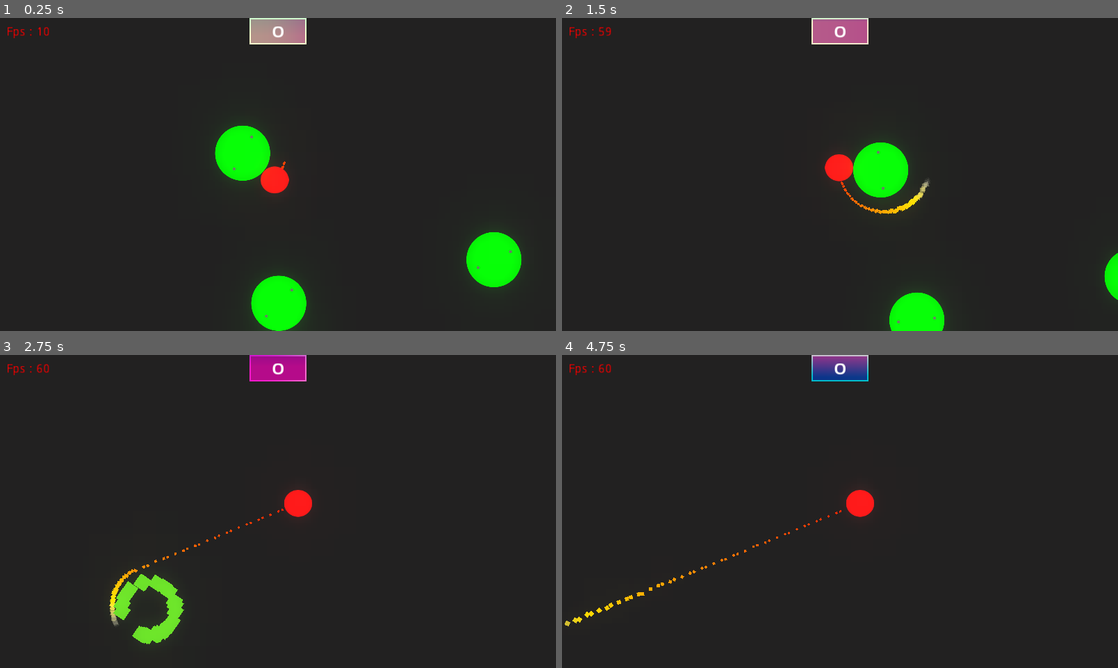
Above: before the commit, frames 1-4 (two rows, left to right).
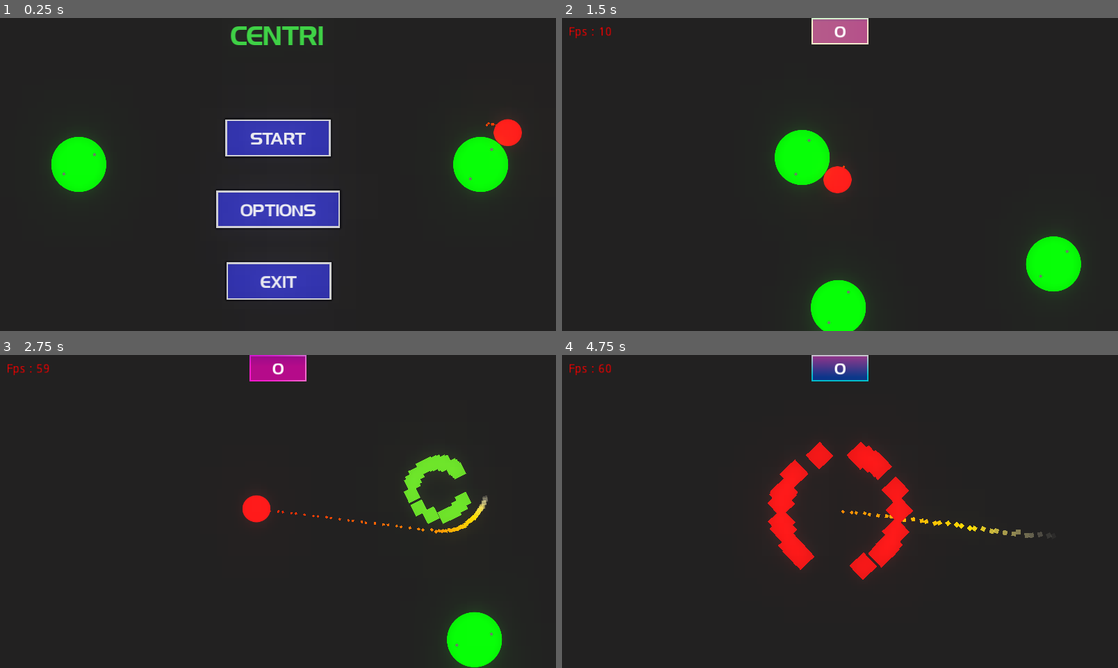
Above: after the commit, the same moments.

Repository: superRaptor911/centri
Game: Godot game, scene res://menus/MainMenu.tscn
Two runs of this game, one before a commit and one after it. Both use one fixed random seed, a clock stepped at 60 frames per second and the inputs below. Before the commit the project starts from res://objects/world.tscn.
Inputs (mouse positions are in pixels of both pictures, inside the frame that each line leads up to):
- Up to frame 1 (0.25 s): no input
- Up to frame 2 (1.5 s): click (840, 208) at 0.5 s, where only the run after the commit has a clickable "OPTIONS"; click (840, 136) at 1.25 s, where only the run after the commit has a clickable "START"
- Up to frame 3 (2.75 s): hold Up (ui_up) from 2.03 s (still down)
- Up to frame 4 (4.75 s): release Up (ui_up) at 2.78 s; hold Up (ui_up) from 3.53 s (still down)

The runs differ from the first frame. In frame 1, 15% of the frame differs, in the area x 1-94%, y 0-100%; in frame 2, 7.5%; in frame 3, 4.9%; in frame 4, 4.0%.

Commit message:
added sfx

Diff:
--- /dev/null
+++ b/menus/GameOver.gd
@@ -0,0 +1,36 @@
+extends Node
+
+var tw_val = [Vector2(1,1),Vector2(1.5,1.5)]
+
+signal restart
+signal main_menu
+
+func _ready():
+	pass
+
+
+func showScore(score):
+	$score.text = "SCORE  " + String(score)
+	tweenStart()
+
+
+func tweenStart():
+	$Tween.interpolate_property($Label,"rect_scale",tw_val[0],tw_val[1],1,Tween.TRANS_QUAD,Tween.EASE_IN_OUT)
+	$Tween.start()
+
+
+
+
+func _on_Tween_tween_completed(object, key):
+	tw_val.invert()
+	tweenStart()
+
+
+func _on_retry_pressed():
+	emit_signal("restart")
+	queue_free()
+
+
+func _on_main_menu_pressed():
+	emit_signal("main_menu")
+	queue_free()
--- /dev/null
+++ b/menus/GameOver.tscn
@@ -0,0 +1,146 @@
+[gd_scene load_steps=8 format=2]
+
+[ext_resource path="res://hg.ttf" type="DynamicFontData" id=1]
+[ext_resource path="res://menus/GameOver.gd" type="Script" id=3]
+
+[sub_resource type="DynamicFont" id=1]
+size = 48
+use_filter = true
+font_data = ExtResource( 1 )
+
+[sub_resource type="DynamicFont" id=2]
+size = 38
+use_filter = true
+font_data = ExtResource( 1 )
+
+[sub_resource type="DynamicFont" id=3]
+size = 56
+use_filter = true
+font_data = ExtResource( 1 )
+
+[sub_resource type="StyleBoxFlat" id=4]
+bg_color = Color( 0.552941, 0.278431, 0.278431, 1 )
+border_width_left = 3
+border_width_top = 3
+border_width_right = 3
+border_width_bottom = 3
+border_color = Color( 1, 1, 1, 1 )
+
+[sub_resource type="DynamicFont" id=5]
+size = 24
+use_filter = true
+font_data = ExtResource( 1 )
+
+[node name="GameOver" type="Node"]
+script = ExtResource( 3 )
+
+[node name="title" type="Label" parent="."]
+anchor_left = 0.5
+anchor_top = 0.195
+anchor_right = 0.5
+anchor_bottom = 0.195
+margin_left = -163.5
+margin_top = -31.8381
+margin_right = 163.5
+margin_bottom = 31.1619
+custom_fonts/font = SubResource( 1 )
+text = "GAME OVER"
+__meta__ = {
+"_edit_use_anchors_": false
+}
+
+[node name="score" type="Label" parent="."]
+anchor_left = 0.5
+anchor_top = 0.365
+anchor_right = 0.5
+anchor_bottom = 0.365
+margin_left = -107.0
+margin_top = -24.8
+margin_right = 108.0
+margin_bottom = 25.2
+custom_fonts/font = SubResource( 2 )
+custom_colors/font_color = Color( 0.839216, 0.776471, 0.0823529, 1 )
+text = "SCORE  10"
+align = 1
+__meta__ = {
+"_edit_use_anchors_": false
+}
+
+[node name="score2" type="Label" parent="."]
+anchor_left = 0.5
+anchor_top = 0.078
+anchor_right = 0.5
+anchor_bottom = 0.078
+margin_left = -161.0
+margin_top = -24.8714
+margin_right = 161.0
+margin_bottom = 25.1286
+custom_fonts/font = SubResource( 2 )
+custom_colors/font_color = Color( 0.839216, 0.776471, 0.0823529, 1 )
+text = "HIGH SCORE  10"
+align = 1
+__meta__ = {
+"_edit_use_anchors_": false
+}
+
+[node name="Label" type="Label" parent="."]
+anchor_left = 0.5
+anchor_top = 0.611
+anchor_right = 0.5
+anchor_bottom = 0.611
+margin_left = -270.0
+margin_top = -36.7512
+margin_right = 270.0
+margin_bottom = 37.2488
+rect_pivot_offset = Vector2( 270.297, 37.0682 )
+custom_fonts/font = SubResource( 3 )
+custom_colors/font_color = Color( 0.917647, 0.388235, 0.917647, 1 )
+text = "NEW HIGH SCORE"
+__meta__ = {
+"_edit_use_anchors_": false
+}
+
+[node name="Tween" type="Tween" parent="."]
+
+[node name="retry" type="Button" parent="."]
+anchor_left = 0.5
+anchor_top = 0.779
+anchor_right = 0.5
+anchor_bottom = 0.779
+margin_left = -86.0
+margin_top = -26.7899
+margin_right = 86.0
+margin_bottom = 27.2101
+custom_styles/hover = SubResource( 4 )
+custom_styles/pressed = SubResource( 4 )
+custom_styles/focus = SubResource( 4 )
+custom_styles/normal = SubResource( 4 )
+custom_fonts/font = SubResource( 5 )
+custom_colors/font_color_disabled = Color( 0, 0, 0, 1 )
+text = "RETRY"
+__meta__ = {
+"_edit_use_anchors_": false
+}
+
+[node name="main_menu" type="Button" parent="."]
+anchor_left = 0.5
+anchor_top = 0.921
+anchor_right = 0.5
+anchor_bottom = 0.921
+margin_left = -86.0
+margin_top = -27.1489
+margin_right = 86.0
+margin_bottom = 26.8511
+custom_styles/hover = SubResource( 4 )
+custom_styles/pressed = SubResource( 4 )
+custom_styles/focus = SubResource( 4 )
+custom_styles/normal = SubResource( 4 )
+custom_fonts/font = SubResource( 5 )
+custom_colors/font_color_disabled = Color( 0, 0, 0, 1 )
+text = "MAIN MENU"
+__meta__ = {
+"_edit_use_anchors_": false
+}
+[connection signal="tween_completed" from="Tween" to="." method="_on_Tween_tween_completed"]
+[connection signal="pressed" from="retry" to="." method="_on_retry_pressed"]
+[connection signal="pressed" from="main_menu" to="." method="_on_main_menu_pressed"]
--- /dev/null
+++ b/menus/MainMenu.gd
@@ -0,0 +1,28 @@
+extends Node
+
+
+# Declare member variables here. Examples:
+# var a = 2
+# var b = "text"
+
+
+# Called when the node enters the scene tree for the first time.
+func _ready():
+	pass # Replace with function body.
+
+
+# Called every frame. 'delta' is the elapsed time since the previous frame.
+#func _process(delta):
+#	pass
+
+
+func _on_start_pressed():
+	get_tree().change_scene("res://objects/world.tscn")
+
+
+func _on_option_pressed():
+	pass # Replace with function body.
+
+
+func _on_exit_pressed():
+	get_tree().quit()
--- /dev/null
+++ b/menus/MainMenu.tscn
@@ -0,0 +1,106 @@
+[gd_scene load_steps=9 format=2]
+
+[ext_resource path="res://hg.ttf" type="DynamicFontData" id=1]
+[ext_resource path="res://objects/misc/world.tres" type="Environment" id=2]
+[ext_resource path="res://objects/rotator.tscn" type="PackedScene" id=3]
+[ext_resource path="res://objects/ball.tscn" type="PackedScene" id=4]
+[ext_resource path="res://menus/MainMenu.gd" type="Script" id=5]
+
+[sub_resource type="DynamicFont" id=1]
+size = 56
+use_filter = true
+font_data = ExtResource( 1 )
+
+[sub_resource type="StyleBoxFlat" id=2]
+bg_color = Color( 0.184314, 0.188235, 0.639216, 1 )
+border_width_left = 4
+border_width_top = 4
+border_width_right = 4
+border_width_bottom = 4
+shadow_size = 6
+
+[sub_resource type="DynamicFont" id=3]
+size = 36
+use_filter = true
+font_data = ExtResource( 1 )
+
+[node name="MainMenu" type="Node"]
+script = ExtResource( 5 )
+
+[node name="Label" type="Label" parent="."]
+anchor_left = 0.5
+anchor_right = 0.5
+margin_left = -110.0
+margin_right = 110.0
+margin_bottom = 74.0
+custom_fonts/font = SubResource( 1 )
+custom_colors/font_color = Color( 0.239216, 0.8, 0.266667, 1 )
+text = "CENTRI"
+__meta__ = {
+"_edit_use_anchors_": false
+}
+
+[node name="WorldEnvironment" type="WorldEnvironment" parent="."]
+environment = ExtResource( 2 )
+
+[node name="start" type="Button" parent="."]
+anchor_left = 0.5
+anchor_top = 0.5
+anchor_right = 0.5
+anchor_bottom = 0.5
+margin_left = -121.0
+margin_top = -127.455
+margin_right = 121.0
+margin_bottom = -41.455
+custom_styles/normal = SubResource( 2 )
+custom_fonts/font = SubResource( 3 )
+text = "START"
+__meta__ = {
+"_edit_use_anchors_": false
+}
+
+[node name="option" type="Button" parent="."]
+anchor_left = 0.5
+anchor_top = 0.5
+anchor_right = 0.5
+anchor_bottom = 0.5
+margin_left = -141.617
+margin_top = 37.079
+margin_right = 143.383
+margin_bottom = 123.079
+custom_styles/normal = SubResource( 2 )
+custom_fonts/font = SubResource( 3 )
+text = "OPTIONS"
+__meta__ = {
+"_edit_use_anchors_": false
+}
+
+[node name="exit" type="Button" parent="."]
+anchor_left = 0.5
+anchor_top = 0.5
+anchor_right = 0.5
+anchor_bottom = 0.5
+margin_left = -119.149
+margin_top = 202.131
+margin_right = 122.851
+margin_bottom = 288.131
+custom_styles/normal = SubResource( 2 )
+custom_fonts/font = SubResource( 3 )
+text = "EXIT"
+__meta__ = {
+"_edit_use_anchors_": false
+}
+
+[node name="rotator" parent="." instance=ExtResource( 3 )]
+position = Vector2( 181.361, 336.813 )
+angular_velocity = 4.0
+
+[node name="rotator2" parent="." instance=ExtResource( 3 )]
+position = Vector2( 1106.67, 336.813 )
+angular_velocity = 2.5
+
+[node name="ball" parent="." instance=ExtResource( 4 )]
+position = Vector2( 1117.82, 245.061 )
+[connection signal="pressed" from="start" to="." method="_on_start_pressed"]
+[connection signal="pressed" from="option" to="." method="_on_option_pressed"]
+[connection signal="pressed" from="exit" to="." method="_on_exit_pressed"]
--- /dev/null
+++ b/menus/OptionMenu.gd
@@ -0,0 +1,31 @@
+extends Node
+
+
+# Declare member variables here. Examples:
+# var a = 2
+# var b = "text"
+
+
+# Called when the node enters the scene tree for the first time.
+func _ready():
+	pass # Replace with function body.
+
+
+# Called every frame. 'delta' is the elapsed time since the previous frame.
+#func _process(delta):
+#	pass
+
+
+func _on_glow_toggled(button_pressed):
+	if button_pressed:
+		$WorldEnvironment.environment = load("res://objects/misc/world.tres")
+	else:
+		$WorldEnvironment.environment = load("res://default_env.tres")
+
+
+func _on_back_pressed():
+	get_tree().change_scene("res://menus/MainMenu.tscn")
+
+
+func _on_music_toggled(button_pressed):
+	pass # Replace with function body.
--- /dev/null
+++ b/menus/OptionMenu.tscn
@@ -0,0 +1,127 @@
+[gd_scene load_steps=8 format=2]
+
+[ext_resource path="res://hg.ttf" type="DynamicFontData" id=1]
+[ext_resource path="res://objects/misc/world.tres" type="Environment" id=2]
+[ext_resource path="res://menus/OptionMenu.gd" type="Script" id=3]
+
+[sub_resource type="DynamicFont" id=1]
+size = 56
+use_filter = true
+font_data = ExtResource( 1 )
+
+[sub_resource type="DynamicFont" id=2]
+size = 36
+use_filter = true
+font_data = ExtResource( 1 )
+
+[sub_resource type="StyleBoxFlat" id=3]
+bg_color = Color( 0.658824, 0.235294, 0.235294, 1 )
+border_width_left = 2
+border_width_top = 2
+border_width_right = 2
+border_width_bottom = 2
+
+[sub_resource type="DynamicFont" id=4]
+size = 32
+use_filter = true
+font_data = ExtResource( 1 )
+
+[node name="OptionMenu" type="Node"]
+script = ExtResource( 3 )
+
+[node name="title" type="Label" parent="."]
+anchor_left = 0.5
+anchor_right = 0.5
+margin_left = -117.0
+margin_top = 38.0905
+margin_right = 117.0
+margin_bottom = 112.09
+custom_fonts/font = SubResource( 1 )
+text = "OPTIONS"
+__meta__ = {
+"_edit_use_anchors_": false
+}
+
+[node name="WorldEnvironment" type="WorldEnvironment" parent="."]
+environment = ExtResource( 2 )
+
+[node name="glow" type="Label" parent="."]
+anchor_left = 0.388
+anchor_top = 0.4
+anchor_right = 0.388
+anchor_bottom = 0.4
+margin_left = -142.943
+margin_top = -24.0873
+margin_right = -102.943
+margin_bottom = 23.9127
+custom_fonts/font = SubResource( 2 )
+custom_colors/font_color = Color( 0.905882, 0.439216, 1, 1 )
+text = "GLOW EFFECT"
+__meta__ = {
+"_edit_use_anchors_": false
+}
+
+[node name="glow" type="CheckButton" parent="glow"]
+anchor_left = 0.5
+anchor_top = 0.596
+anchor_right = 0.5
+anchor_bottom = 0.596
+margin_left = 279.256
+margin_top = -51.0125
+margin_right = 355.256
+margin_bottom = -0.0124512
+rect_scale = Vector2( 2, 2 )
+pressed = true
+__meta__ = {
+"_edit_use_anchors_": false
+}
+
+[node name="music" type="Label" parent="."]
+anchor_left = 0.389
+anchor_top = 0.557
+anchor_right = 0.389
+anchor_bottom = 0.557
+margin_left = -143.92
+margin_top = -24.04
+margin_right = 143.08
+margin_bottom = 23.96
+custom_fonts/font = SubResource( 2 )
+custom_colors/font_color = Color( 0.905882, 0.439216, 1, 1 )
+text = "MUSIC"
+__meta__ = {
+"_edit_use_anchors_": false
+}
+
+[node name="music" type="CheckButton" parent="music"]
+anchor_left = 0.5
+anchor_top = 0.596
+anchor_right = 0.5
+anchor_bottom = 0.596
+margin_left = 279.256
+margin_top = -51.0125
+margin_right = 355.256
+margin_bottom = -0.0124512
+rect_scale = Vector2( 2, 2 )
+pressed = true
+__meta__ = {
+"_edit_use_anchors_": false
+}
+
+[node name="back" type="Button" parent="."]
+anchor_left = 0.5
+anchor_top = 0.794
+anchor_right = 0.5
+anchor_bottom = 0.794
+margin_left = -80.0986
+margin_top = -31.6948
+margin_right = 68.9014
+margin_bottom = 31.3052
+custom_styles/normal = SubResource( 3 )
+custom_fonts/font = SubResource( 4 )
+text = "BACK"
+__meta__ = {
+"_edit_use_anchors_": false
+}
+[connection signal="toggled" from="glow/glow" to="." method="_on_glow_toggled"]
+[connection signal="toggled" from="music/music" to="." method="_on_music_toggled"]
+[connection signal="pressed" from="back" to="." method="_on_back_pressed"]
--- a/objects/ball.gd
+++ b/objects/ball.gd
@@ -10,6 +10,10 @@
 var angle = 0.0
 var mov_dir = Vector2()
 
+var time_elaped = 0
+
+signal game_over
+
 func _ready():
 	setRevolving(Vector2(640,360),0.1)
 
@@ -17,8 +21,10 @@
 	if is_revolving:
 		angle += angular_velocity * delta
 		position = pivot +  Vector2(cos(angle),sin(angle)) * radius
+		time_elaped = 0
 	else:
 		position += mov_dir * velocity * delta
+		time_elaped += delta
 
 func setRevolving(pos,w):
 	is_revolving = true
@@ -27,13 +33,23 @@
 	radius = (position - pos).length()
 	angle = position.angle_to_point(pos)
 	print(angle * 180 / PI)
+	$jump.play()
 
 
 func detach():
 	is_revolving = false
 	mov_dir = Vector2(cos(angle + PI /2),sin(angle + PI / 2))
+	$die.play()
 
 
 func _process(_delta):
 	if Input.is_action_just_pressed("ui_up"):
 		detach()
+	if time_elaped > 2.0:
+		time_elaped = 0
+		$sprite.hide()
+		$CPUParticles2D.emitting = false
+		$explode.emitting = true
+		velocity = 0
+		$die.play()
+		emit_signal("game_over")
--- a/objects/ball.tscn
+++ b/objects/ball.tscn
@@ -1,7 +1,10 @@
-[gd_scene load_steps=6 format=2]
+[gd_scene load_steps=11 format=2]
 
 [ext_resource path="res://sprites/ball.png" type="Texture" id=1]
 [ext_resource path="res://objects/ball.gd" type="Script" id=2]
+[ext_resource path="res://music/sfx/sound.wav" type="AudioStream" id=3]
+[ext_resource path="res://music/sfx/diesound(1).wav" type="AudioStream" id=4]
+[ext_resource path="res://music/sfx/jumpsound.wav" type="AudioStream" id=5]
 
 [sub_resource type="CircleShape2D" id=1]
 radius = 33.033
@@ -13,14 +16,18 @@
 offsets = PoolRealArray( 0, 0.781457, 1 )
 colors = PoolColorArray( 0.984375, 0.106224, 0.0153809, 1, 0.980469, 0.852794, 0.0191498, 1, 1, 1, 1, 0 )
 
+[sub_resource type="Curve" id=4]
+_data = [ Vector2( 0, 1 ), 0.0, 0.0, 0, 0, Vector2( 0.913793, 0.645455 ), -1.47273, -1.47273, 0, 0, Vector2( 1, 0.290909 ), 0.0, 0.0, 0, 0 ]
+
+[sub_resource type="Gradient" id=5]
+offsets = PoolRealArray( 0, 0.728477, 1 )
+colors = PoolColorArray( 0.988281, 0.111954, 0.111954, 1, 0.867188, 0.0880737, 0.0880737, 1, 0.761719, 0.0297546, 0.0297546, 0 )
+
 [node name="ball" type="KinematicBody2D" groups=[
 "Ball",
 ]]
 position = Vector2( 420.134, 504.148 )
 script = ExtResource( 2 )
-__meta__ = {
-"_edit_group_": true
-}
 
 [node name="CollisionShape2D" type="CollisionShape2D" parent="."]
 shape = SubResource( 1 )
@@ -40,3 +47,26 @@
 scale_amount = 12.0
 scale_amount_curve = SubResource( 2 )
 color_ramp = SubResource( 3 )
+
+[node name="explode" type="CPUParticles2D" parent="."]
+emitting = false
+amount = 24
+one_shot = true
+explosiveness = 1.0
+spread = 180.0
+gravity = Vector2( 0, 0 )
+initial_velocity = 200.0
+angular_velocity = 200.0
+scale_amount = 50.0
+scale_amount_curve = SubResource( 4 )
+color_ramp = SubResource( 5 )
+
+[node name="die" type="AudioStreamPlayer" parent="."]
+stream = ExtResource( 4 )
+
+[node name="move" type="AudioStreamPlayer" parent="."]
+stream = ExtResource( 3 )
+
+[node name="jump" type="AudioStreamPlayer2D" parent="."]
+stream = ExtResource( 5 )
+volume_db = 6.0
--- /dev/null
+++ b/objects/game.tscn
@@ -0,0 +1,32 @@
+[gd_scene load_steps=6 format=2]
+
+[ext_resource path="res://objects/rotator.tscn" type="PackedScene" id=1]
+[ext_resource path="res://objects/ball.gd" type="Script" id=2]
+[ext_resource path="res://objects/rotator.gd" type="Script" id=3]
+[ext_resource path="res://sprites/rotator.png" type="Texture" id=4]
+[ext_resource path="res://objects/ball.tscn" type="PackedScene" id=5]
+
+[node name="game" type="Node"]
+
+[node name="ball" type="KinematicBody2D" parent="." groups=[
+"Ball",
+] instance=ExtResource( 5 )]
+position = Vector2( 643.11, 342.643 )
+script = ExtResource( 2 )
+__meta__ = {
+"_edit_group_": true
+}
+velocity = 600
+
+[node name="Camera2D" type="Camera2D" parent="ball"]
+current = true
+smoothing_enabled = true
+smoothing_speed = 10.0
+
+[node name="rotator" type="Sprite" parent="." groups=[
+"Rotator",
+] instance=ExtResource( 1 )]
+position = Vector2( 549.558, 320.84 )
+scale = Vector2( 0.5, 0.5 )
+texture = ExtResource( 4 )
+script = ExtResource( 3 )
--- /dev/null
+++ b/objects/global/game_states.gd
@@ -0,0 +1,10 @@
+extends Node
+
+var game_settings = {
+	glow = true,
+	music = true
+}
+
+var player_info = {
+	high_score = 0
+}
--- /dev/null
+++ b/objects/misc/world.tres
@@ -0,0 +1,10 @@
+[gd_resource type="Environment" format=2]
+
+[resource]
+background_mode = 4
+dof_blur_far_distance = 1.25
+dof_blur_far_amount = 0.24
+glow_enabled = true
+glow_blend_mode = 0
+glow_hdr_threshold = 0.34
+adjustment_brightness = 0.74
--- a/objects/world.gd
+++ b/objects/world.gd
@@ -1,6 +1,8 @@
 extends Node
 
 var rotator_scn = preload("res://objects/rotator.tscn")
+var game_scn = preload("res://objects/game.tscn")
+var game_over_scn = preload("res://menus/GameOver.tscn")
 
 export var max_rot = 2
 export var min_dist = 600
@@ -8,7 +10,8 @@
 
 var score = 0
 
-var camera
+var camera = null
+var game = null
 var rott_id = 0
 var rot_arr = Array()
 var cur_rot_ref = null
@@ -16,9 +19,24 @@
 func _ready():
 	rand_seed(OS.get_unix_time())
 	randomize()
-	camera = $ball/Camera2D
+	startGame()
+
+
+func startGame():
+	$music.play()
+	if game:
+		print_debug("Error : game not freed")
+		game.queue_free()
+
+	game = game_scn.instance()
+	add_child(game)
+	camera = game.get_node("ball/Camera2D")
+	game.get_node("ball").connect("game_over",self,"_on_game_over")
 	genRotators()
 
+
+func endGame():
+	pass
 
 func genRotators(val = 0):
 	var new_pos
@@ -29,7 +47,7 @@
 		var rot = rotator_scn.instance()
 		rot.position = new_pos
 		rot.angular_velocity = rand_range(2,5)
-		add_child(rot)
+		game.add_child(rot)
 		rot.connect("current_rotator",self,"_on_landed_on_rotator")
 
 
@@ -53,3 +71,26 @@
 
 func _on_TouchScreenButton_pressed():
 	Input.action_press("ui_up")
+
+
+func _on_game_over():
+	$music.stop()
+	yield(get_tree().create_timer(1.5), "timeout")
+	$CanvasLayer/score.hide()
+	game.queue_free()
+	game = null
+	var game_over = game_over_scn.instance()
+	add_child(game_over)
+	game_over.showScore(score)
+	game_over.connect("restart",self,"restartGame")
+	game_over.connect("main_menu",self,"go_to_mainMenu")
+	score = 0
+
+
+func restartGame():
+	$CanvasLayer/score/Label.text = "0"
+	$CanvasLayer/score.show()
+	startGame()
+
+func go_to_mainMenu():
+	get_tree().change_scene("res://menus/MainMenu.tscn")
--- a/objects/world.tscn
+++ b/objects/world.tscn
@@ -1,19 +1,10 @@
-[gd_scene load_steps=12 format=2]
+[gd_scene load_steps=11 format=2]
 
-[ext_resource path="res://objects/ball.tscn" type="PackedScene" id=1]
+[ext_resource path="res://music/Synapsis_-_08_-_From_the_Dunes.ogg" type="AudioStream" id=1]
 [ext_resource path="res://objects/world.gd" type="Script" id=2]
-[ext_resource path="res://objects/rotator.tscn" type="PackedScene" id=3]
 [ext_resource path="res://hg.ttf" type="DynamicFontData" id=4]
 [ext_resource path="res://objects/misc/fpsMeter.tscn" type="PackedScene" id=5]
-
-[sub_resource type="Environment" id=1]
-background_mode = 4
-dof_blur_far_distance = 1.25
-dof_blur_far_amount = 0.24
-glow_enabled = true
-glow_blend_mode = 0
-glow_hdr_threshold = 0.34
-adjustment_brightness = 0.74
+[ext_resource path="res://objects/misc/world.tres" type="Environment" id=6]
 
 [sub_resource type="Shader" id=2]
 code = "shader_type canvas_item;
@@ -48,19 +39,7 @@
 max_dist = 500
 
 [node name="WorldEnvironment" type="WorldEnvironment" parent="."]
-environment = SubResource( 1 )
-
-[node name="ball" parent="." instance=ExtResource( 1 )]
-position = Vector2( 643.11, 342.643 )
-velocity = 600
-
-[node name="Camera2D" type="Camera2D" parent="ball"]
-current = true
-smoothing_enabled = true
-smoothing_speed = 10.0
-
-[node name="rotator" parent="." instance=ExtResource( 3 )]
-position = Vector2( 549.558, 320.84 )
+environment = ExtResource( 6 )
 
 [node name="CanvasLayer" type="CanvasLayer" parent="."]
 
@@ -100,4 +79,7 @@
 [node name="Tween" type="Tween" parent="."]
 
 [node name="fpsMeter" parent="." instance=ExtResource( 5 )]
+
+[node name="music" type="AudioStreamPlayer" parent="."]
+stream = ExtResource( 1 )
 [connection signal="pressed" from="CanvasLayer/TouchScreenButton" to="." method="_on_TouchScreenButton_pressed"]
--- a/project.godot
+++ b/project.godot
@@ -16,8 +16,12 @@
 [application]
 
 config/name="centri"
-run/main_scene="res://objects/world.tscn"
+run/main_scene="res://menus/MainMenu.tscn"
 config/icon="res://icon.png"
+
+[autoload]
+
+game_states="*res://objects/global/game_states.gd"
 
 [display]
 
Not shown, added: music/Synapsis_-_08_-_From_the_Dunes.ogg
Not shown, added: music/sfx/diesound(1).wav
Not shown, added: music/sfx/diesound.wav
Not shown, added: music/sfx/jumpsound.wav
Not shown, added: music/sfx/sound.wav
